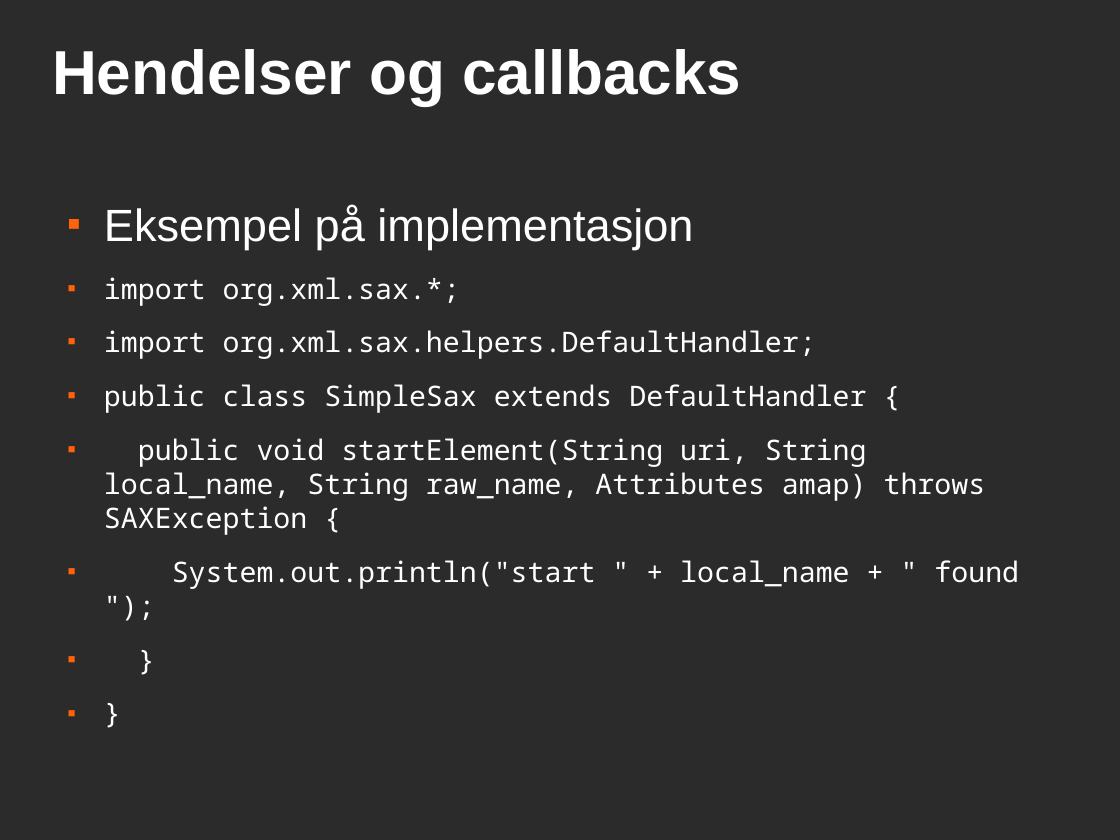
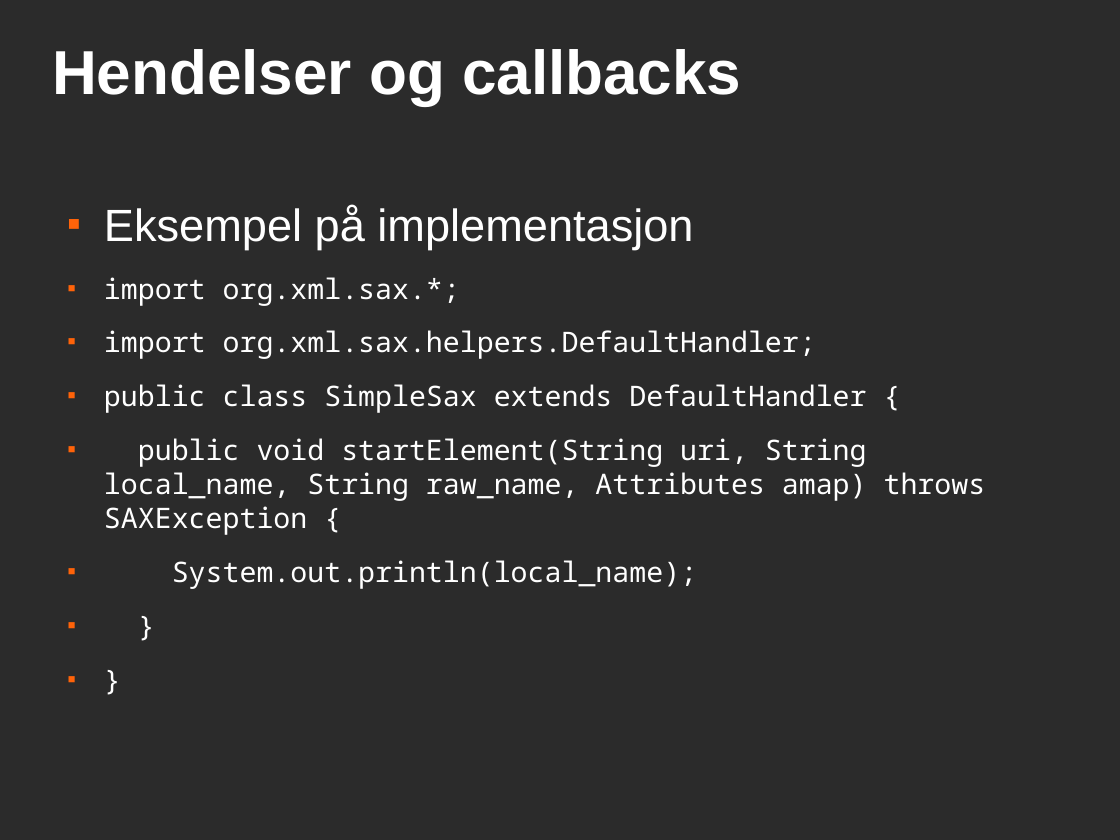
Before and after one commit to andrerav/xqft-parser, a slide deck: slide 10 of doc/sax.odp. Drawn at 1120x840 pixels with LibreOffice and Linux fonts; fonts in the diff are those of the drawing; background and template pictures are left out; a plain dark background stands for a picture behind light text. Boxes give left, top, right and bottom in pixels: in the first picture for what was removed or moved away, otherwise in the second. Text is boxed around its words. In the diff, an @@ line names an element or a change of style, - is before the commit and + after.

```diff
--- a/doc/sax.odp
+++ b/doc/sax.odp
@@ text at (172,560,697,589): text changed @@
-■ System.out.println("start " + local_name + " found ");
+■ System.out.println(local_name);
```
Also in this commit, not shown: 1 other slide changed.
